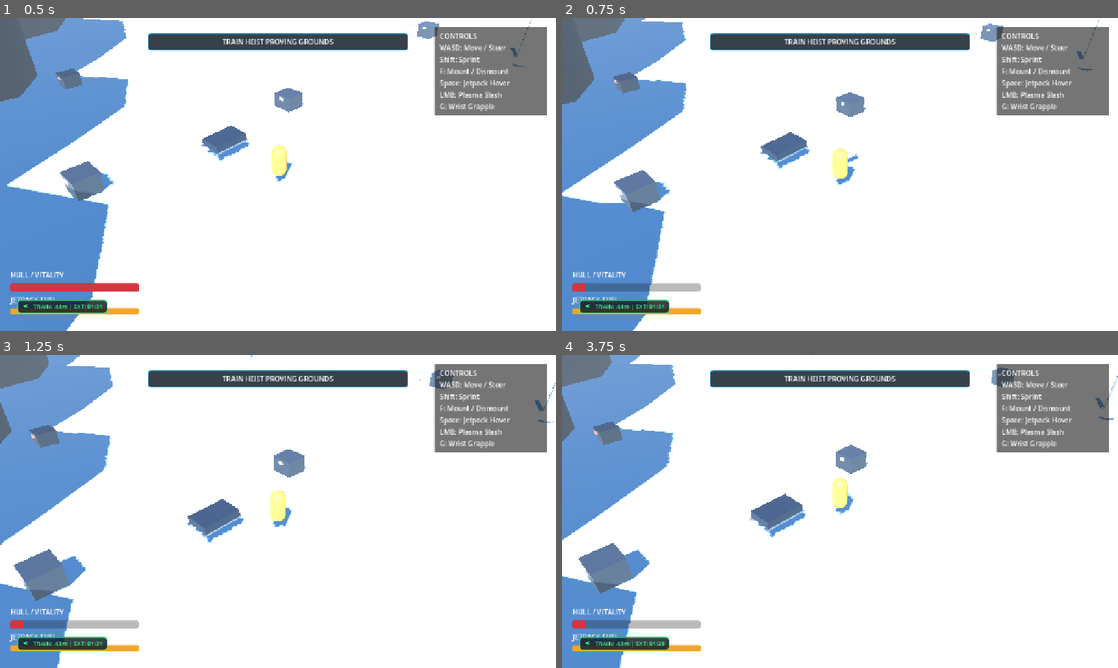
Above: before the commit, frames 1-4 (two rows, left to right).
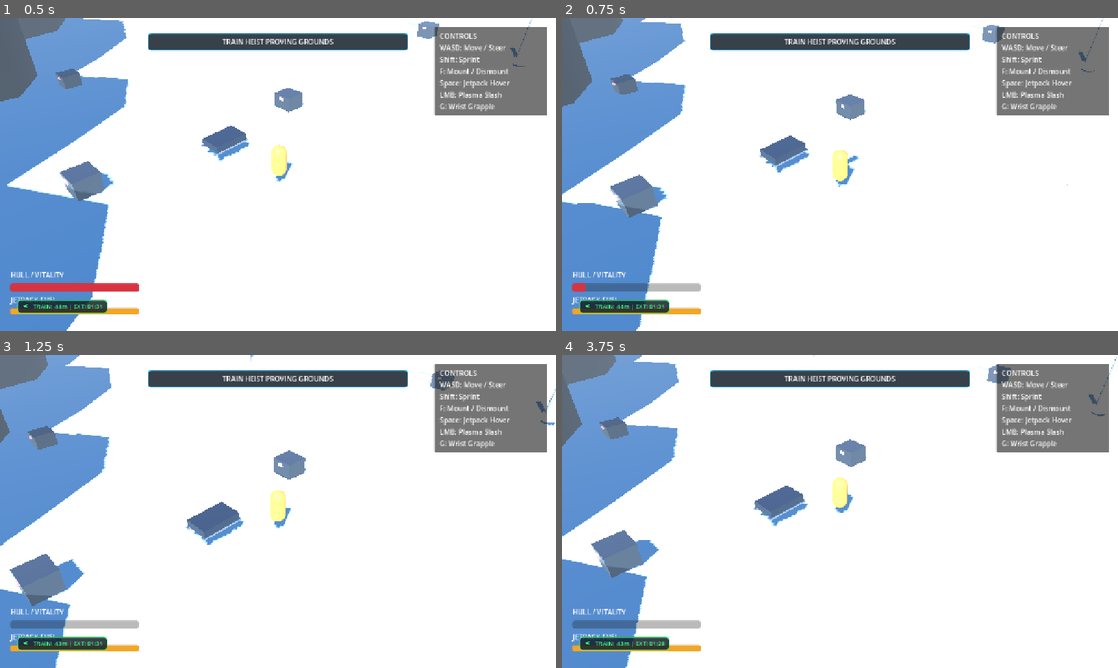
Above: after the commit, the same moments.

Repository: mcintalmo/drift
Game: Godot game, scene res://scenes/world/ActiveTrainHeistSector.tscn
Same seed, same stepped clock (60 frames per second), same inputs: the game is played once before the commit and once after it. This scene is started directly instead of the project's main scene.
Inputs (mouse positions are in pixels of both pictures, inside the frame that each line leads up to):
- Up to frame 1 (0.5 s): no input
- Up to frame 2 (0.75 s): tap Enter (ui_accept) at 0.5 s; move the mouse to (812, 237) at 0.52 s; hold W (accelerate) from 0.53 s (still down); click (812, 237) at 0.6 s
- Up to frame 3 (1.25 s): keep holding W (accelerate); tap Enter (ui_accept) at 0.77 s
- Up to frame 4 (3.75 s): release W (accelerate) at 1.25 s; drag from (1006, 558) to (812, 574) at 1.27 s; move the mouse to (673, 464) at 2.02 s; hold Q (pilot_lean_left) 2.03-2.75 s; tap G (pilot_wrist_grapple) at 2.1 s; tap Enter (ui_accept) at 2.75, 3.5 s; drag from (867, 511) to (673, 464) at 2.77 s; move the mouse to (756, 433) at 3.52 s; hold S (brake_reverse) from 3.53 s (still down); hold R (winch_reel) from 3.53 s (still down)

Frame 1 is identical in both runs. In frame 2, 2.1% of the frame differs, in the area x 0-98%, y 0-100%; in frame 3, 1.9%; in frame 4, 4.6%, in the area x 0-100%, y 0-100%.

Commit message:
Implement moving train roof platform velocity coupling and momentum preservation for pilot

Diff:
--- a/scripts/components/pilot_grapple_component.gd
+++ b/scripts/components/pilot_grapple_component.gd
@@ -87,12 +87,14 @@
 
 	# 2. Check node and its parent hierarchy for valid interactive structure groups
 	var cur: Node = node
-	while cur and cur != cur.get_tree().root:
+	var depth: int = 0
+	while cur and depth < 6:
 		if cur.is_in_group(&"grapple_anchors") or cur.is_in_group(&"train_convoy") or cur.is_in_group(&"player_sled") or cur.is_in_group(&"trees") or cur.is_in_group(&"boulders") or cur.is_in_group(&"loot_crates") or cur.is_in_group(&"props"):
 			return true
 		if cur.name.begins_with("ArmoredLocomotive") or cur.name.begins_with("ArmoredBoxcar") or cur.name.begins_with("SledChassis") or cur.name.begins_with("PetrifiedPine") or cur.name.begins_with("GlacialBoulder") or cur.name.begins_with("AbandonedRailCar") or cur.name.begins_with("GroundCrate"):
 			return true
 		cur = cur.get_parent()
+		depth += 1
 
 	if node is RigidBody3D:
 		return true
--- a/scripts/state_machine/pilot_states/pilot_jetpack_state.gd
+++ b/scripts/state_machine/pilot_states/pilot_jetpack_state.gd
@@ -73,9 +73,9 @@
 		visual_model.rotation.z = lerpf(visual_model.rotation.z, target_tilt_z, 8.0 * delta)
 		visual_model.rotation.x = lerpf(visual_model.rotation.x, target_tilt_x, 8.0 * delta)
 
-	# Hover air drag
-	pilot.velocity.x = lerpf(pilot.velocity.x, 0.0, 2.0 * delta)
-	pilot.velocity.z = lerpf(pilot.velocity.z, 0.0, 2.0 * delta)
+	# Hover air drag (gentle to preserve ballistic / train momentum)
+	pilot.velocity.x = lerpf(pilot.velocity.x, 0.0, 0.4 * delta)
+	pilot.velocity.z = lerpf(pilot.velocity.z, 0.0, 0.4 * delta)
 
 	pilot.move_and_slide()
 
--- a/scripts/state_machine/pilot_states/pilot_walking_state.gd
+++ b/scripts/state_machine/pilot_states/pilot_walking_state.gd
@@ -77,8 +77,12 @@
 		actual_move_vec = (intended_move_dir + body_imbalance_pull).normalized()
 		pilot.rotation.y = lerp_angle(pilot.rotation.y, atan2(-actual_move_vec.x, -actual_move_vec.z), 14.0 * delta)
 
-	# 2. Locomotion Kinematics & Momentum Preservation
-	if not pilot.is_on_floor():
+	# 2. Moving Platform Velocity Query (Train Roof & Sled Coupling)
+	var platform_vel: Vector3 = _get_current_platform_velocity()
+	var is_on_moving_platform: bool = platform_vel.length_squared() > 0.5
+
+	# 3. Locomotion Kinematics & Momentum Preservation
+	if not pilot.is_on_floor() and not is_on_moving_platform:
 		# AIRBORNE (Ballistic trajectory from dismount, jump, or ramp)
 		if input_dir.length() > 0.05:
 			pilot.velocity.x += actual_move_vec.x * 12.0 * delta
@@ -88,22 +92,26 @@
 		pilot.velocity.z = move_toward(pilot.velocity.z, 0.0, 0.8 * delta)
 		pilot.velocity.y -= 9.81 * delta
 	else:
-		# ON GROUND (Smooth slide friction when landing at high speed)
+		# ON GROUND OR STANDING ON MOVING TRAIN/SLED ROOF PLATFORM
 		if input_dir.length() > 0.05:
-			var target_vx: float = actual_move_vec.x * move_speed
-			var target_vz: float = actual_move_vec.z * move_speed
-			pilot.velocity.x = move_toward(pilot.velocity.x, target_vx, 18.0 * delta)
-			pilot.velocity.z = move_toward(pilot.velocity.z, target_vz, 18.0 * delta)
+			var target_vx: float = platform_vel.x + (actual_move_vec.x * move_speed)
+			var target_vz: float = platform_vel.z + (actual_move_vec.z * move_speed)
+			pilot.velocity.x = move_toward(pilot.velocity.x, target_vx, 30.0 * delta)
+			pilot.velocity.z = move_toward(pilot.velocity.z, target_vz, 30.0 * delta)
 		else:
-			# Snow surface sliding deceleration
-			pilot.velocity.x = move_toward(pilot.velocity.x, 0.0, 10.0 * delta)
-			pilot.velocity.z = move_toward(pilot.velocity.z, 0.0, 10.0 * delta)
+			# Firm coupling to platform: standing on moving roof travels seamlessly with train
+			pilot.velocity.x = move_toward(pilot.velocity.x, platform_vel.x, 35.0 * delta)
+			pilot.velocity.z = move_toward(pilot.velocity.z, platform_vel.z, 35.0 * delta)
 
-		pilot.velocity.y = 0.0
+		if is_on_moving_platform:
+			pilot.velocity.y = platform_vel.y
+		else:
+			pilot.velocity.y = 0.0
+
 		if jetpack:
 			jetpack.process_jetpack(delta, false, true, Vector3.ZERO)
 
-	# 3. Procedural Torso Lean:
+	# 4. Procedural Torso Lean:
 	var visual_model: Node3D = pilot.get_node_or_null("VisualModel") as Node3D
 	if visual_model:
 		var target_lean_z: float = -(com_offset.x / 0.20) * deg_to_rad(14.0) * clampf(backpack_mass / 30.0, 0.0, 1.5)
@@ -113,3 +121,59 @@
 		visual_model.rotation.x = lerpf(visual_model.rotation.x, target_lean_x, 10.0 * delta)
 
 	pilot.move_and_slide()
+
+## Resolves moving train roof or sled platform velocity beneath the pilot's feet
+func _get_current_platform_velocity() -> Vector3:
+	if not pilot:
+		return Vector3.ZERO
+
+	# 1. Check direct slide collisions on floor
+	if pilot.is_on_floor():
+		for i: int in range(pilot.get_slide_collision_count()):
+			var col: KinematicCollision3D = pilot.get_slide_collision(i)
+			if col.get_normal().y > 0.4:
+				var collider: Object = col.get_collider()
+				if collider:
+					var train_vel: Vector3 = _extract_body_velocity(collider)
+					if train_vel.length_squared() > 0.01:
+						return train_vel
+
+	# 2. Downward probe raycast to detect moving roof or sled underneath (within 1.2m)
+	var space_state: PhysicsDirectSpaceState3D = pilot.get_world_3d().direct_space_state if pilot.is_inside_tree() else null
+	if space_state:
+		var start: Vector3 = pilot.global_position + Vector3(0, 0.4, 0)
+		var end: Vector3 = pilot.global_position + Vector3(0, -1.2, 0)
+		var query: PhysicsRayQueryParameters3D = PhysicsRayQueryParameters3D.create(start, end)
+		query.exclude = [pilot.get_rid()]
+		var res: Dictionary = space_state.intersect_ray(query)
+		if not res.is_empty():
+			var collider: Object = res.get("collider")
+			if collider:
+				var train_vel: Vector3 = _extract_body_velocity(collider)
+				if train_vel.length_squared() > 0.01:
+					return train_vel
+
+	return pilot.get_platform_velocity()
+
+func _extract_body_velocity(collider: Object) -> Vector3:
+	if not collider or not (collider is Node):
+		return Vector3.ZERO
+	var cur: Node = collider as Node
+	var depth: int = 0
+	while cur and depth < 6:
+		if cur is TrainCar:
+			var car: TrainCar = cur as TrainCar
+			var fwd: Vector3 = -car.global_transform.basis.z.normalized() if car.is_inside_tree() else -car.transform.basis.z.normalized()
+			return fwd * car.forward_speed_ms
+		if cur is MovingTrain:
+			var train: MovingTrain = cur as MovingTrain
+			var fwd: Vector3 = -train.global_transform.basis.z.normalized() if train.is_inside_tree() else -train.transform.basis.z.normalized()
+			return fwd * train.current_speed_ms
+		if cur is CharacterBody3D and cur.is_in_group(&"player_sled"):
+			var drift_comp: Node = cur.get_node_or_null("InertialDriftComponent")
+			if drift_comp and "velocity_3d" in drift_comp:
+				return drift_comp.get("velocity_3d")
+			return (cur as CharacterBody3D).velocity
+		cur = cur.get_parent()
+		depth += 1
+	return Vector3.ZERO
--- a/test/unit/test_pilot_locomotion.gd
+++ b/test/unit/test_pilot_locomotion.gd
@@ -10,6 +10,7 @@
 	results.append(_test_pilot_backpack_imbalance_pull())
 	results.append(_test_pilot_grapple_dynamic_tracking())
 	results.append(_test_pilot_grapple_roof_boarding_boost())
+	results.append(_test_pilot_moving_train_roof_physics_coupling())
 	return results
 
 func _test_jetpack_thrust_and_fuel_consumption() -> Dictionary:
@@ -175,3 +176,24 @@
 			str(landing_impulse), str(not is_still_grappling), str(passed)
 		]
 	}
+
+func _test_pilot_moving_train_roof_physics_coupling() -> Dictionary:
+	var car: TrainCar = TrainCar.new()
+	car.forward_speed_ms = 14.5
+	car.rotation = Vector3.ZERO
+
+	var walk_state: PilotWalkingState = PilotWalkingState.new()
+	var extracted_vel: Vector3 = walk_state._extract_body_velocity(car)
+
+	# Moving train velocity along forward vector -Z (0, 0, -14.5)
+	var passed: bool = is_equal_approx(extracted_vel.z, -14.5) and is_equal_approx(extracted_vel.x, 0.0)
+
+	car.free()
+	walk_state.free()
+	return {
+		"name": "test_pilot_moving_train_roof_physics_coupling",
+		"passed": passed,
+		"message": "Moving train roof velocity coupled to pilot: %s (expected 14.5 m/s forward) [passed: %s]" % [
+			str(extracted_vel), str(passed)
+		]
+	}
